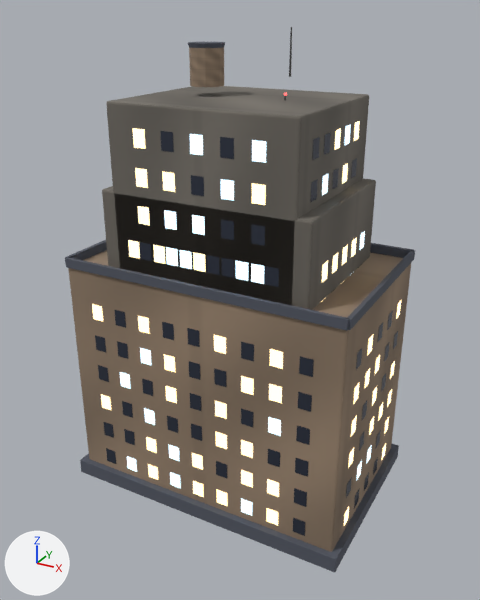
Renders of the glTF model game/assets/towers.glb from each side of a commit.
Camera for both pictures: a camera (50 mm lens) standing at (22.6, -41.4, 36.2) and looking at (0.2, -0.7, 15.9). Every picture has the same lights, and +X, +Y and +Z are marked at lower left. The first picture is the older version. Where no turn or scale is listed for an object, it has been applied to the vertices.

Names of what the first picture shows: 'TowerASlab', 'TowerAWinCool', 'TowerAWinWarm', 'TowerBSlab', 'TowerBWinCool', 'TowerBWinDark', 'TowerBWinWarm', 'TowerCSlab', 'TowerCWinCool', 'TowerCWinDark', 'TowerCWinWarm' and 1 more.
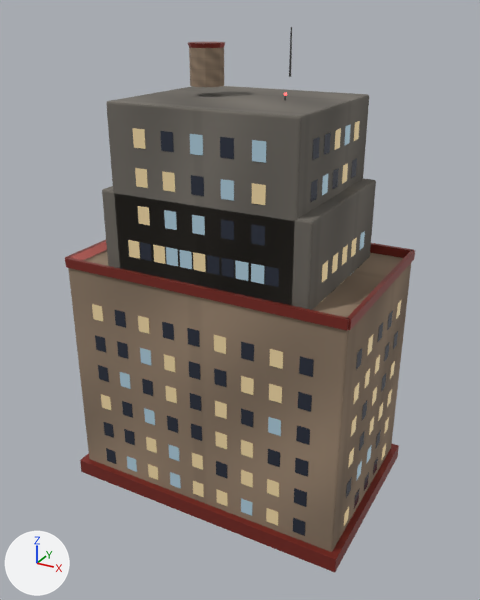
Where the change shows, as pixel boxes [x1, y1, x2, y2] in the pictures (480 x 600 px):
'TowerBSlab', recoloured, surface changed
    both: [65, 240, 415, 572]
'TowerCSlab', recoloured, surface changed
    both: [120, 42, 363, 306]
'TowerASlab', recoloured, surface changed
    both: [106, 189, 371, 310]
'TowerBWinWarm', recoloured, surface changed
    both: [92, 301, 401, 526]
'TowerCWinCool', recoloured, surface changed
    both: [164, 124, 351, 284]
'TowerCWinWarm', recoloured, surface changed
    both: [133, 121, 360, 272]
'TowerBWinCool', recoloured, surface changed
    both: [120, 348, 372, 516]
'TowerAWinWarm', recoloured, surface changed
    both: [128, 237, 357, 302]
'TowerAWinCool', recoloured, surface changed
    both: [180, 231, 365, 281]

What the commit changed:
Material 'RoofDark' (mat_roofdark) changes colour from dark grey #555965 to red #903830; in linear values from (0.09, 0.1, 0.13) to (0.28, 0.04, 0.03).
In material 'RoofDark' (mat_roofdark), metallic goes from 0.1 to 0.5.
In material 'RoofDark' (mat_roofdark), roughness goes from 0.9 to 0.35.
In material 'WinCool' (mat_wincool), emission_color goes from (0.6, 0.85, 1.0) (blue #cbedff) to (0.21, 0.297, 0.35) (greyish blue #7e94a0).
In material 'WinCool' (mat_wincool), emission_strength goes from 2.0 to 1.0.
In material 'WinWarm' (mat_winwarm), emission_color goes from (1.0, 0.78, 0.42) (beige #ffe5ad) to (0.45, 0.351, 0.189) (beige #b3a078).
In material 'WinWarm' (mat_winwarm), emission_strength goes from 2.2 to 1.0.
